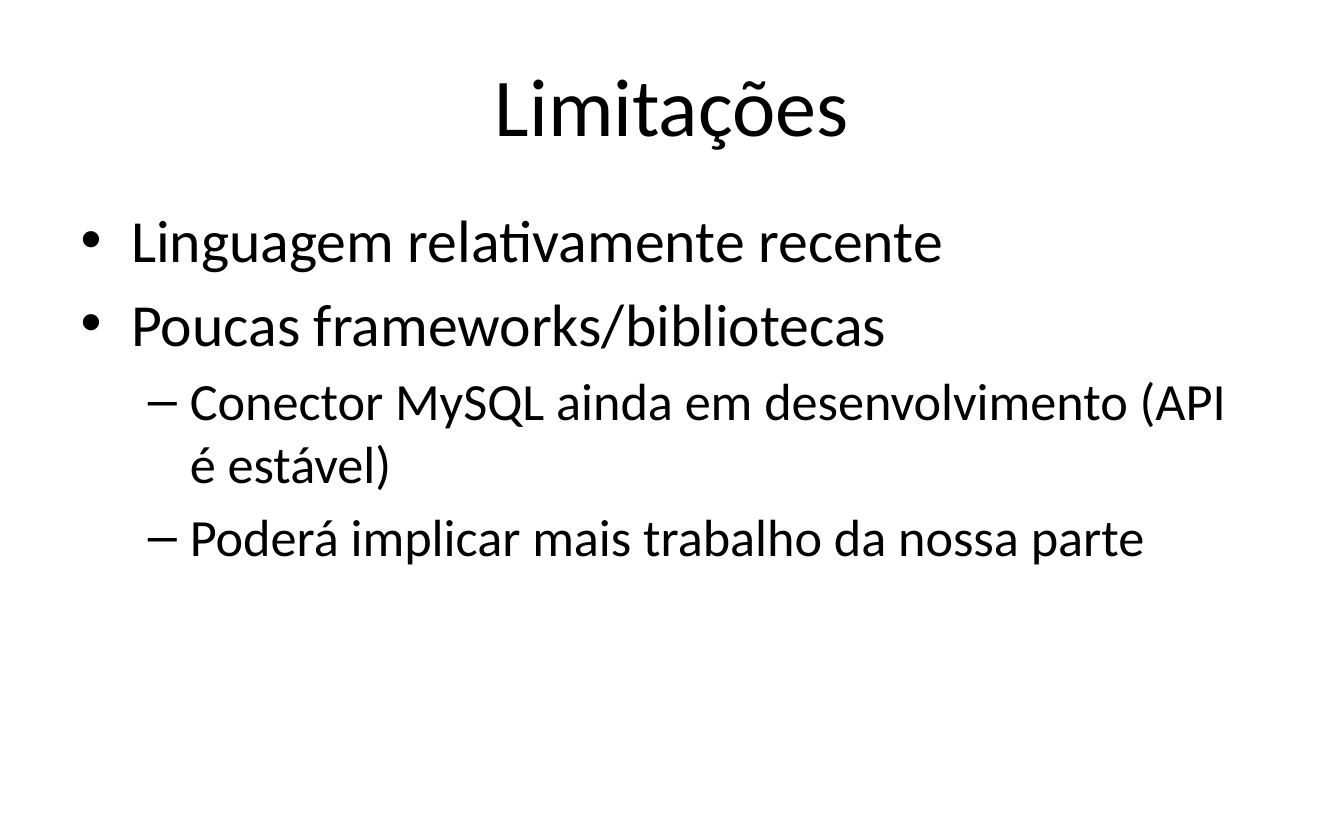
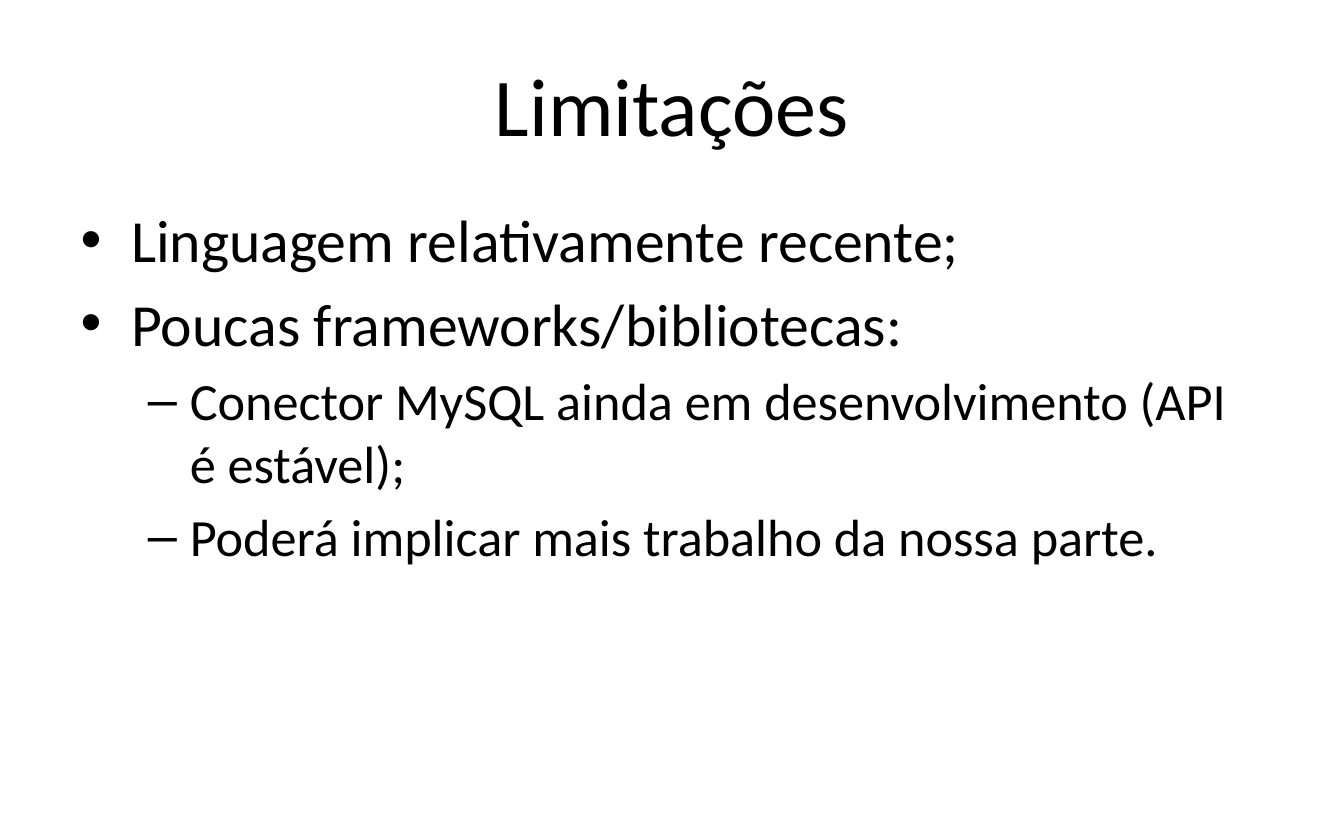
Before and after one commit to iptomar/letrinhas_si, a slide deck: slide 44 of Apresentacoes/v01.pptx (slide 38 before the commit). Drawn at 1344x840 pixels with LibreOffice and Linux fonts; fonts in the diff are those of the drawing; background and template pictures are left out. Boxes give left, top, right and bottom in pixels: in the first picture for what was removed or moved away, otherwise in the second. Text is boxed around its words. In the diff, an @@ line names an element or a change of style, - is before the commit and + after.

```diff
--- a/Apresentacoes/v01.pptx
+++ b/Apresentacoes/v01.pptx
@@ text at [131,220,1226,565]: text changed @@
-• Linguagem relativamente recente
-• Poucas frameworks/bibliotecas
-  – Conector MySQL ainda em desenvolvimento (API é estável)
-  – Poderá implicar mais trabalho da nossa parte
+• Linguagem relativamente recente;
+• Poucas frameworks/bibliotecas:
+  – Conector MySQL ainda em desenvolvimento (API é estável);
+  – Poderá implicar mais trabalho da nossa parte.
```
Also in this commit, not shown: 10 other slides changed, 6 slides added.
